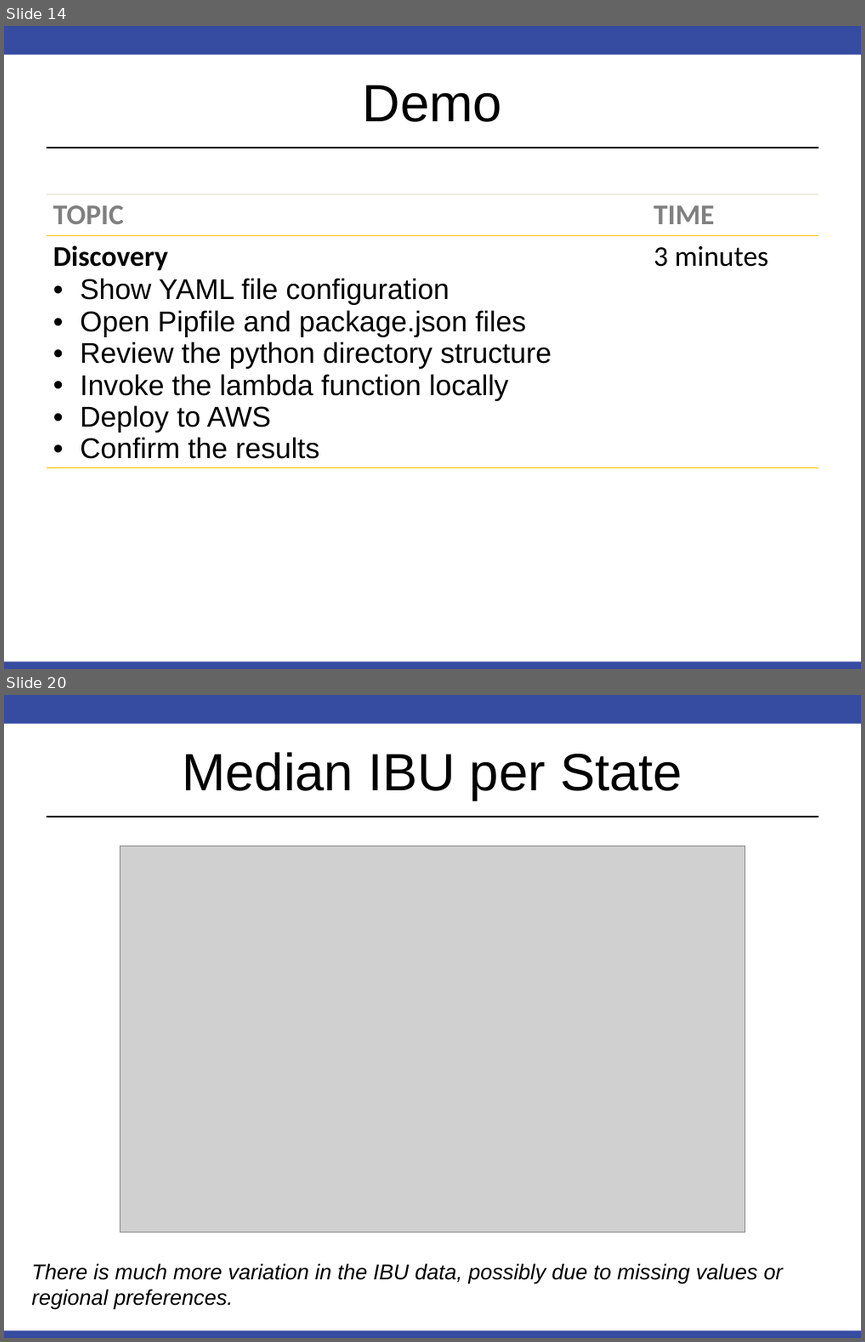
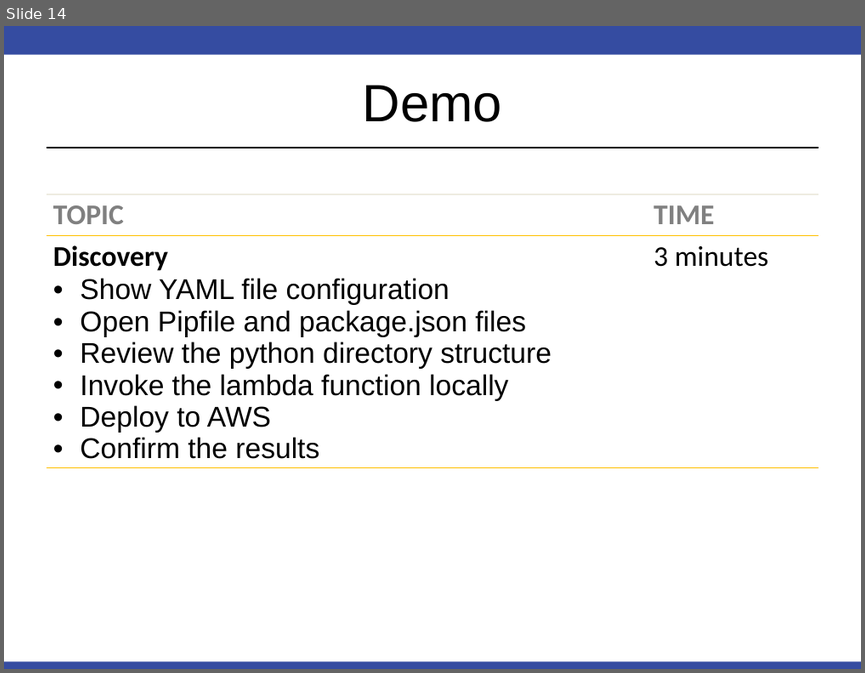
Before and after one commit to RobinsonCW/USWildfireAnalysis, a slide deck: presentation/DS7346_Cloud_Computing_Presentation.pptx. Shown one above the other, each under a label of ours: slides 14 and 20 before the commit, slide 14 after it; the slides between them are not shown. The pictures are 865x1342 and 865x673 pixels, drawn with LibreOffice and Linux fonts; fonts in the diff are those of the drawing; grey boxes stand for pictures. Boxes give left, top, right and bottom in pixels: in the first picture for what was removed or moved away, otherwise in the second. Text is boxed around its words. In the diff, an @@ line names an element or a change of style, - is before the commit and + after.

```diff
--- a/presentation/DS7346_Cloud_Computing_Presentation.pptx
+++ b/presentation/DS7346_Cloud_Computing_Presentation.pptx
@@ slide 20 removed at (x1=4, y1=695, x2=861, y2=1338), background #FFFFFF; not listed: 3 template elements that a slide beside it also shows @@
@@ title removed at (x1=182, y1=752, x2=682, y2=800) @@
-Median IBU per State
@@ picture removed at (x1=120, y1=845, x2=744, y2=1231) @@
@@ text removed at (x1=32, y1=1263, x2=783, y2=1310) @@
-There is much more variation in the IBU data, possibly due to missing values or regional preferences.
```
Also in this commit, not shown: 1 slide added, 10 other slides removed.
